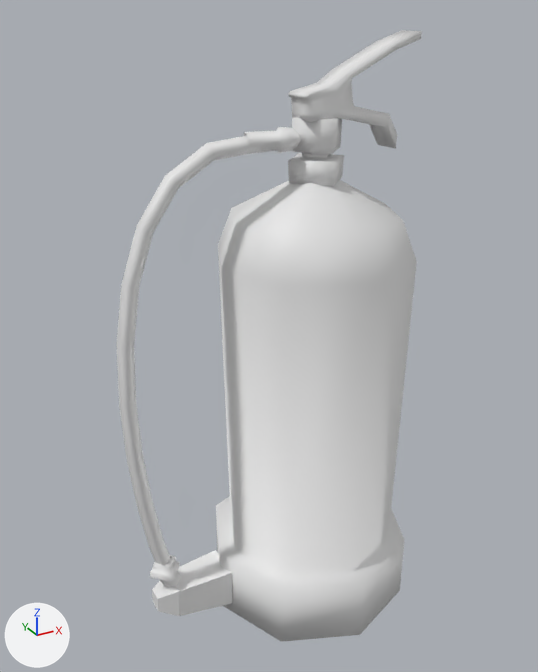
One commit to the Blender file BlenderModels/Motel/Interior/FireExtinguisher.blend: the scene before it, then after it.
Both versions are drawn from a camera (50 mm lens) standing at (-0.488, -0.789, 0.796) and looking at (-0.056, -0.005, 0.404). Lighting does not change. The marker at lower left points along +X, +Y and +Z. The older version comes first.

Before the edit, the objects in view are built like this:
```python
me_béziercurve = bpy.data.meshes.new('BézierCurve')
me_béziercurve.from_pydata(...)  # 274 vertices, 245 faces; spans x -0.265..0.149, y -0.159..0.132, z -0.005..0.772
# faces by material slot: [189, 56]
me_béziercurve.materials.append(None)
me_béziercurve.materials.append(mat_material)  # white #e7e7e7
ob_fireextinguisherhose = bpy.data.objects.new('FireExtinguisherHose', me_béziercurve)
ob_fireextinguisherhose.location = (0.0, 0.0, 0.0)
```
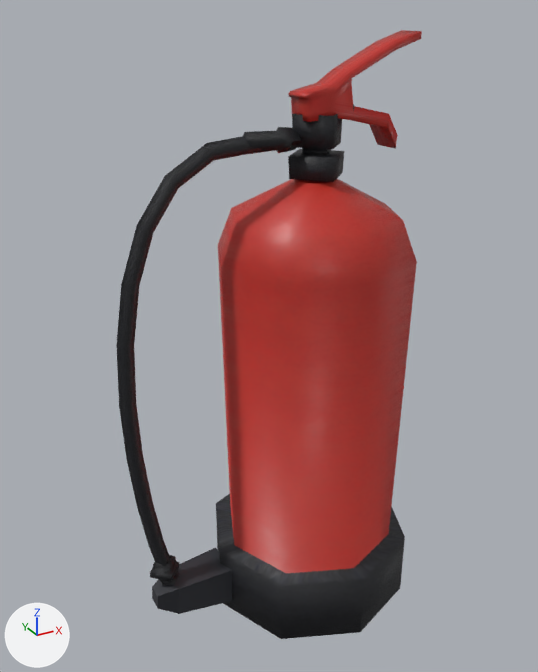
The change in detail:
Picture 'Rubber004_1K-PNG_NormalGL.png' (img_rubber004_1k_png_normalgl_png) is new.
Picture 'Rubber004_1K-PNG_Roughness.png' (img_rubber004_1k_png_roughness_png) is new.
Picture 'Rubber004_1K-PNG_Color.png' (img_rubber004_1k_png_color_png) is new.
Picture 'Rubber004_1K-PNG_Displacement.png' (img_rubber004_1k_png_displacement_png) is new.
Picture 'Leather036D_1K-PNG_Color.png' (img_leather036d_1k_png_color_png) is new.
Picture 'Leather036D_1K-PNG_NormalGL.png' (img_leather036d_1k_png_normalgl_png) is new.
Picture 'Leather036D_1K-PNG_Displacement.png' (img_leather036d_1k_png_displacement_png) is new.
Picture 'Leather036D_1K-PNG_Roughness.png' (img_leather036d_1k_png_roughness_png) is new.
Material 'BlackPlastic' (mat_blackplastic) is new.
Uses the picture img_rubber004_1k_png_color_png.
Uses the picture img_rubber004_1k_png_displacement_png.
Uses the picture img_rubber004_1k_png_normalgl_png.
Uses the picture img_rubber004_1k_png_roughness_png.
Material 'RedScratchedMetal' (mat_redscratchedmetal) is new.
Uses the picture img_leather036d_1k_png_color_png.
Uses the picture img_leather036d_1k_png_displacement_png.
Uses the picture img_leather036d_1k_png_normalgl_png.
Uses the picture img_leather036d_1k_png_roughness_png.
me_béziercurve is used by ob_fireextinguisherhose; location (0.0, 0.0, 0.0).
me_béziercurve had 274 vertices, 245 faces and spanned x -0.265..0.149, y -0.159..0.132, z -0.005..0.772.
me_béziercurve now has 274 vertices, 248 faces and spans x -0.265..0.149, y -0.16..0.131, z 0.0..0.772.
Part 1, on me_béziercurve:
26 vertices in x -0.24..0.149, y -0.136..0.072, z -0.005..0.089 move by (0.0, 0.0, 0.005).
20 vertices in x -0.24..0.106, y -0.159..0.132, z -0.005..0.089 move by (0.0, -0.001, 0.005).
2 vertices move from x -0.082, y -0.1..0.072, z 0.089 to x -0.083, y -0.101..0.072, z 0.094.
2 new faces join them, mat_blackplastic, smooth.
Part 2, on me_béziercurve:
3 faces are deleted.
15 vertices in x -0.035..0.045, y -0.053..0.027, z 0.604..0.678 move by (0.0, 0.0, 0.005).
8 vertices in x 0.005, y -0.048..0.026, z 0.604..0.678 move by (0.0, -0.001, 0.005).
1 vertex moves from x -0.015, y -0.013, z 0.631 to x -0.016, y -0.013, z 0.636.
4 new faces join them, mat_blackplastic, smooth.
me_béziercurve part 3: 165 faces spanning x -0.265..0.149, y -0.16..0.131, z 0.0..0.693 switch from no material to mat_blackplastic.
me_béziercurve part 4: 24 faces spanning x -0.126..0.134, y -0.144..0.116, z 0.094..0.605 switch from no material to mat_redscratchedmetal.
me_béziercurve part 5: 56 faces spanning x -0.028..0.141, y -0.036..0.009, z 0.635..0.772 switch from mat_material (white #e7e7e7) to mat_redscratchedmetal.

Boxes (x1, y1, x2, y2) around the edits, measured in the pictures (538 x 672 px; the box of a moved part takes in the faces that stretch with it):
'FireExtinguisherHose', reshaped
    before: (116, 30, 422, 642)
    after: (116, 30, 422, 639)
part 1 of me_béziercurve, moved or reshaped
    before: (152, 496, 404, 642)
    after: (152, 494, 405, 639)
part 2 of me_béziercurve, moved or reshaped
    before: (288, 118, 344, 186)
    after: (243, 113, 344, 182)
part 3 of me_béziercurve, recoloured
    both: (116, 104, 404, 639)
part 4 of me_béziercurve, recoloured (white to red)
    both: (218, 180, 417, 573)
part 5 of me_béziercurve, recoloured (white to red)
    both: (289, 30, 422, 149)
